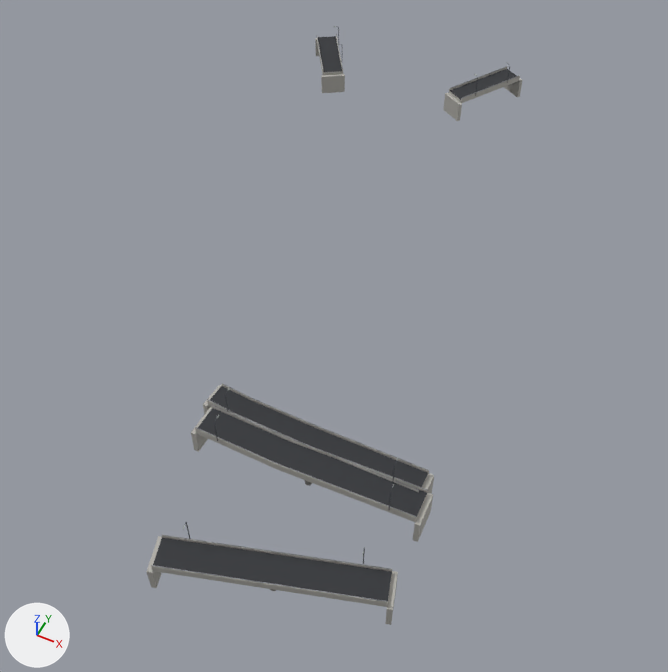
The glTF model scenery-edmonton-bridges/PackageSources/modelLib/br_n260_scona_connors/br_n260_scona_connors.gltf as it was, and as the next commit left it.
One viewpoint serves both versions: a camera (50 mm lens) standing at (72.0, -101.0, 250.0) and looking at (-30.0, 105.0, -7.0). Arrows for +X, +Y and +Z are at lower left; the lights stay in place. The first picture is the older version. Vertices at exactly the same position are counted once.

The first picture shows 'br_n260_scona_connors'.
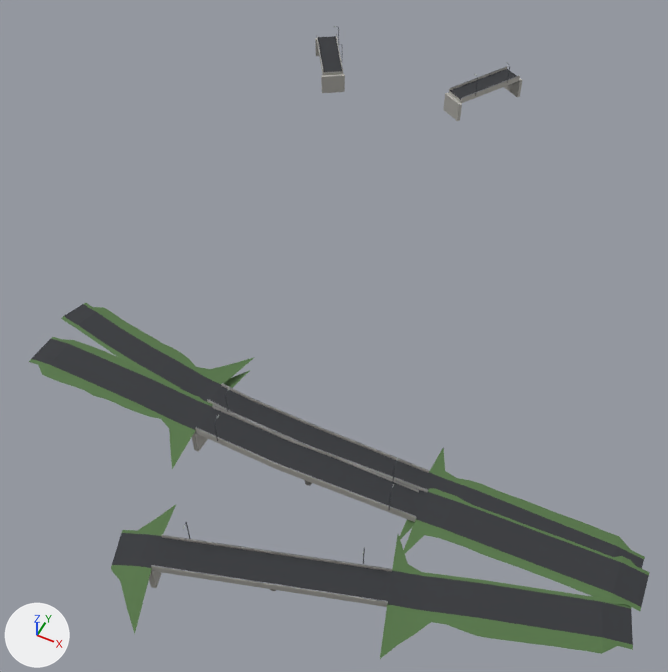
Edits to the scene script, one JSON object a line:
```json
{"block": "me_br_n260_scona_connors", "where": "# used by ob_br_n260_scona_connors; location = (0.0, 0.0, 0.0)"}
{"op": "remove", "block": "me_br_n260_scona_connors", "code": "me_br_n260_scona_connors.from_pydata(...)  # 926 vertices, 1696 faces; spans x -128.0..37.0, y -14.0..295.0, z -11.0..30.0"}
{"op": "add", "block": "me_br_n260_scona_connors", "code": "me_br_n260_scona_connors.from_pydata(...)  # 1270 vertices, 2194 faces; spans x -128.0..97.0, y -30.0..295.0, z -11.0..30.0"}
{"block": "me_br_n260_scona_connors", "change": "me_br_n260_scona_connors part 1: 198 vertices added at x 28.0..97.0, y -8.0..61.0, z 15.0..19.0"}
{"block": "me_br_n260_scona_connors", "change": "me_br_n260_scona_connors part 2: 146 vertices added at x -107.0..-22.0, y -30.0..67.0, z 13.0..20.0"}
```

Boxes [x1, y1, x2, y2] around the edits, measured in the pictures (668 x 672 px):
```json
{"object": "br_n260_scona_connors", "change": "reshaped", "before": [146, 26, 523, 625], "after": [29, 26, 649, 659], "on screen": "64% wider"}
{"part": 1, "of": "me_br_n260_scona_connors", "change": "added", "after": [380, 447, 649, 659]}
{"part": 2, "of": "me_br_n260_scona_connors", "change": "added", "after": [29, 303, 255, 634]}
```
